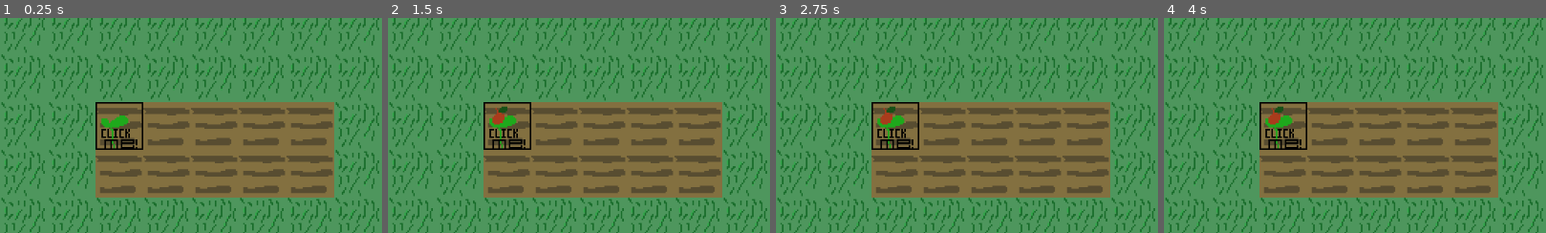
Above: before the commit, frames 1-4 (left to right).
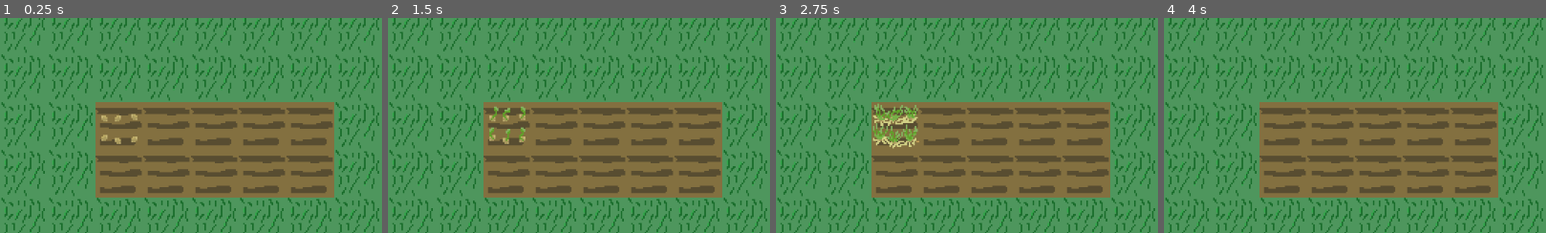
Above: after the commit, the same moments.

Repository: TalesOfXanthar/Wheather
Game: Godot game, scene res://scenes/main.tscn
The game is run twice, just before and just after one commit, with the same random seed, the same clock (stepped at 60 frames per second) and the same inputs.
Inputs (mouse positions are % of the whole screen's width and height, from its top left):
- Up to frame 1 (0.25 s): no input
- Up to frame 2 (1.5 s): click (16, 28) at 0.5 s; click (16, 28) at 1.25 s
- Up to frame 3 (2.75 s): click (16, 28) at 2 s
- Up to frame 4 (4 s): tap Enter at 2.75 s; tap Space at 3.5 s
The pictures show only the part of the screen within x 0-50%, y 3-53%; the shares and areas given below are measured in that part.

The runs differ from the first frame. In frame 1, 1.3% of the frame differs, in the area x 25-38%, y 39-62%; in frame 2, 1.6%; in frame 3, 2.1%; in frame 4, 1.3%.

Commit message:
Sprites added
New Sprites for the wheat and in progress changes to the placeholder crop script

Diff:
--- a/project.godot
+++ b/project.godot
@@ -17,8 +17,12 @@
 
 [display]
 
+window/size/viewport_width=1024
 window/size/viewport_height=576
-window/size/viewport_width=1024
+window/size/window_width_override=1024
+window/size/window_height_override=576
+window/stretch/mode="viewport"
+window/stretch/scale_mode="integer"
 
 [rendering]
 
--- a/scenes/placeholder_crop.tscn
+++ b/scenes/placeholder_crop.tscn
@@ -1,38 +1,38 @@
 [gd_scene load_steps=9 format=3 uid="uid://dq8acyy4u0xct"]
 
-[ext_resource type="Texture2D" uid="uid://bytyw8khi42f2" path="res://assets/placeholder crop.png" id="1_0oa3s"]
 [ext_resource type="Script" path="res://scripts/placeholder_crop.gd" id="1_pauwt"]
+[ext_resource type="Texture2D" uid="uid://bvjbngnqj123j" path="res://assets/wheat_spritesheet.png" id="2_o6suj"]
 
-[sub_resource type="AtlasTexture" id="AtlasTexture_fdqb5"]
-atlas = ExtResource("1_0oa3s")
+[sub_resource type="AtlasTexture" id="AtlasTexture_0aunw"]
+atlas = ExtResource("2_o6suj")
 region = Rect2(0, 0, 64, 64)
 
-[sub_resource type="AtlasTexture" id="AtlasTexture_17f47"]
-atlas = ExtResource("1_0oa3s")
+[sub_resource type="AtlasTexture" id="AtlasTexture_17ss8"]
+atlas = ExtResource("2_o6suj")
 region = Rect2(64, 0, 64, 64)
 
-[sub_resource type="AtlasTexture" id="AtlasTexture_6pk5e"]
-atlas = ExtResource("1_0oa3s")
+[sub_resource type="AtlasTexture" id="AtlasTexture_jjnpl"]
+atlas = ExtResource("2_o6suj")
 region = Rect2(0, 64, 64, 64)
 
-[sub_resource type="AtlasTexture" id="AtlasTexture_32lx8"]
-atlas = ExtResource("1_0oa3s")
+[sub_resource type="AtlasTexture" id="AtlasTexture_ey21h"]
+atlas = ExtResource("2_o6suj")
 region = Rect2(64, 64, 64, 64)
 
 [sub_resource type="SpriteFrames" id="SpriteFrames_apr6d"]
 animations = [{
 "frames": [{
 "duration": 1.0,
-"texture": SubResource("AtlasTexture_fdqb5")
+"texture": SubResource("AtlasTexture_0aunw")
 }, {
 "duration": 1.0,
-"texture": SubResource("AtlasTexture_17f47")
+"texture": SubResource("AtlasTexture_17ss8")
 }, {
 "duration": 1.0,
-"texture": SubResource("AtlasTexture_6pk5e")
+"texture": SubResource("AtlasTexture_jjnpl")
 }, {
 "duration": 1.0,
-"texture": SubResource("AtlasTexture_32lx8")
+"texture": SubResource("AtlasTexture_ey21h")
 }],
 "loop": true,
 "name": &"default",
--- a/scripts/placeholder_crop.gd
+++ b/scripts/placeholder_crop.gd
@@ -3,7 +3,7 @@
 var frame = 0
 
 var plantAge = 0.0
-var plantGrowthIncrement = 1.0
+@export var plantGrowthIncrement = 1.0
 
 # Called when the node enters the scene tree for the first time.
 func _ready() -> void:
@@ -18,8 +18,8 @@
 
 
 func _on_button_pressed():
-	frame += 1
-	$AnimatedSprite2D.frame = frame
+	if frame == 3:
+		queue_free()
 
 
 func _on_timer_timeout():
Binary file added: assets/wheat_spritesheet.png
Not shown, added: assets/wheat_spritesheet.png.import
